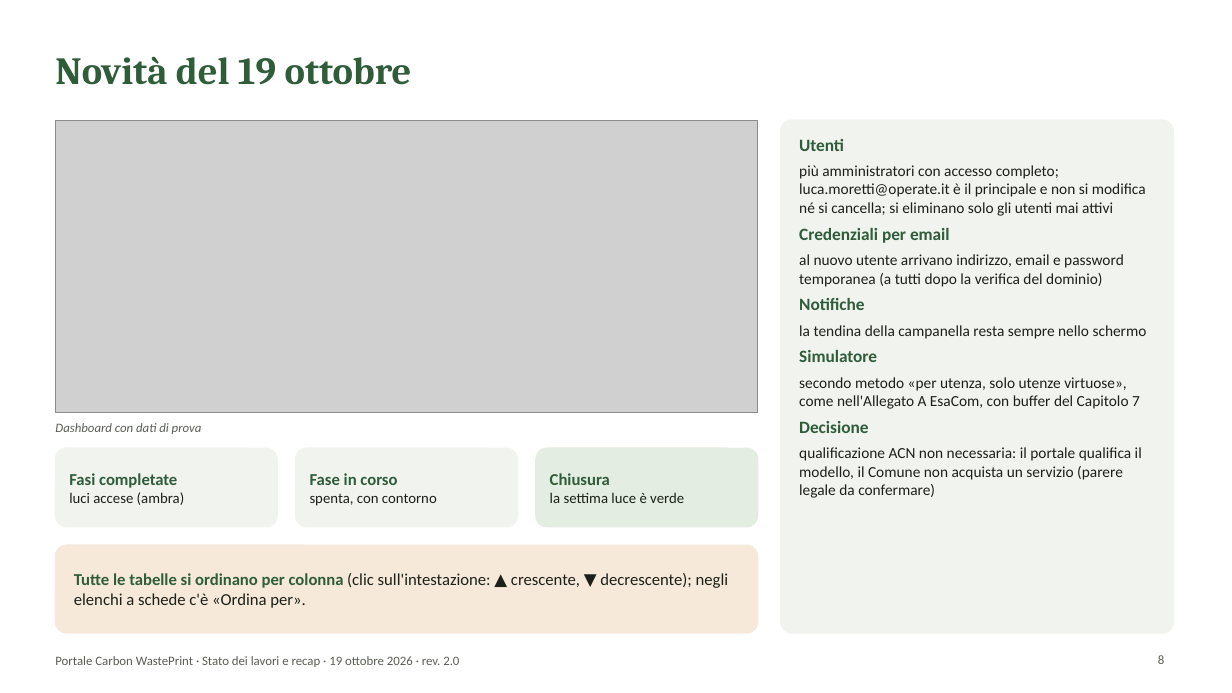
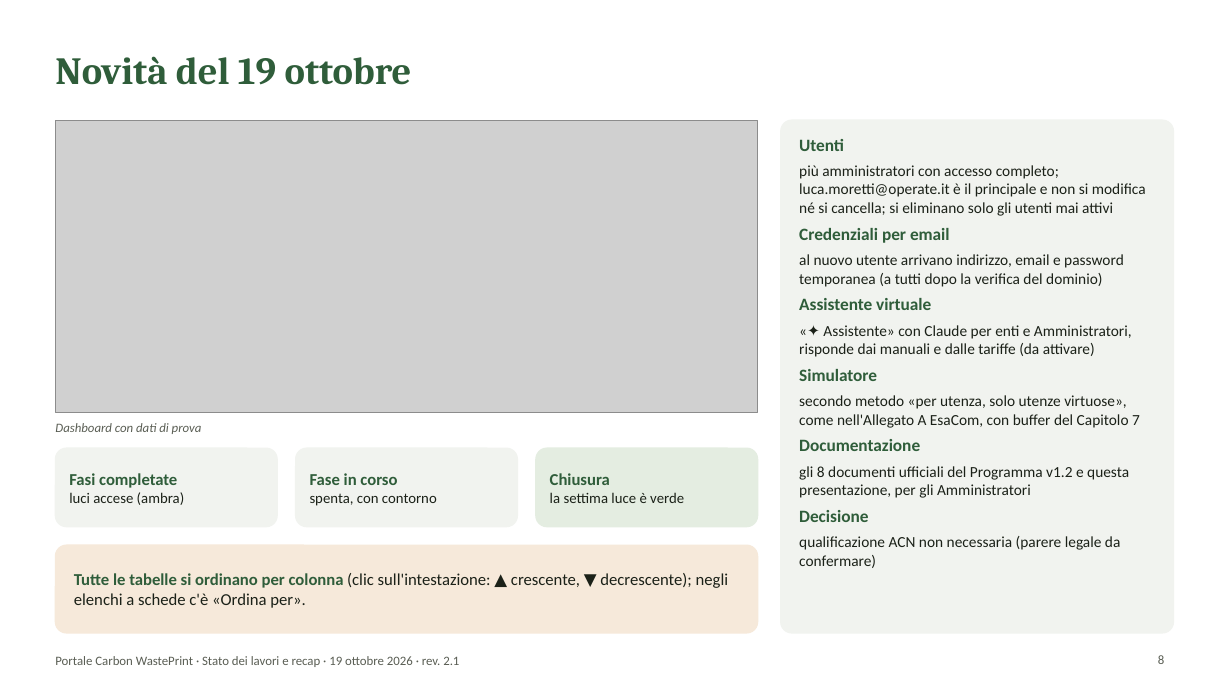
Before and after one commit to lucamorettioperate/portale-cwp, a slide deck: slide 8 of public/documentazione/Presentazione_Portale_CWP.pptx. Drawn at 1232x693 pixels with LibreOffice and Linux fonts; fonts in the diff are those of the drawing; grey boxes stand for pictures; background and template pictures are left out. Boxes give left, top, right and bottom in pixels: in the first picture for what was removed or moved away, otherwise in the second. Text is boxed around its words. In the diff, an @@ line names an element or a change of style, - is before the commit and + after.

```diff
--- a/public/documentazione/Presentazione_Portale_CWP.pptx
+++ b/public/documentazione/Presentazione_Portale_CWP.pptx
@@ text at [799,298,1132,357]: text changed @@
-Notifiche
-la tendina della campanella resta sempre nello schermo
+Assistente virtuale
+«✦ Assistente» con Claude per enti e Amministratori, risponde dai manuali e dalle tariffe (da attivare)
@@ text at [799,439,1129,498]: paragraphs added @@
+Documentazione
+gli 8 documenti ufficiali del Programma v1.2 e questa presentazione, per gli Amministratori
@@ text at [799,536,1120,568]: text changed @@
-qualificazione ACN non necessaria: il portale qualifica il modello, il Comune non acquista un servizio (parere legale da confermare)
+qualificazione ACN non necessaria (parere legale da confermare)
@@ text at [55,656,459,667]: text changed @@
-Portale Carbon WastePrint · Stato dei lavori e recap · 19 ottobre 2026 · rev. 2.0
+Portale Carbon WastePrint · Stato dei lavori e recap · 19 ottobre 2026 · rev. 2.1
```
Also in this commit, not shown: 13 other slides changed, 27 other files.
